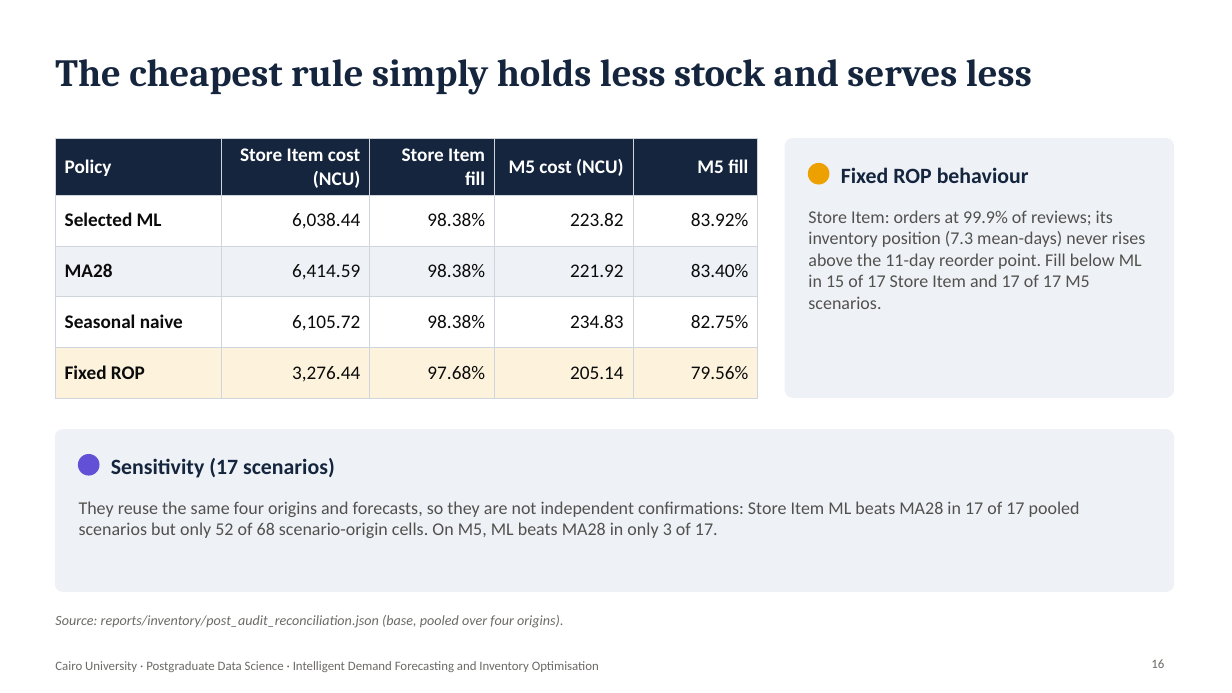
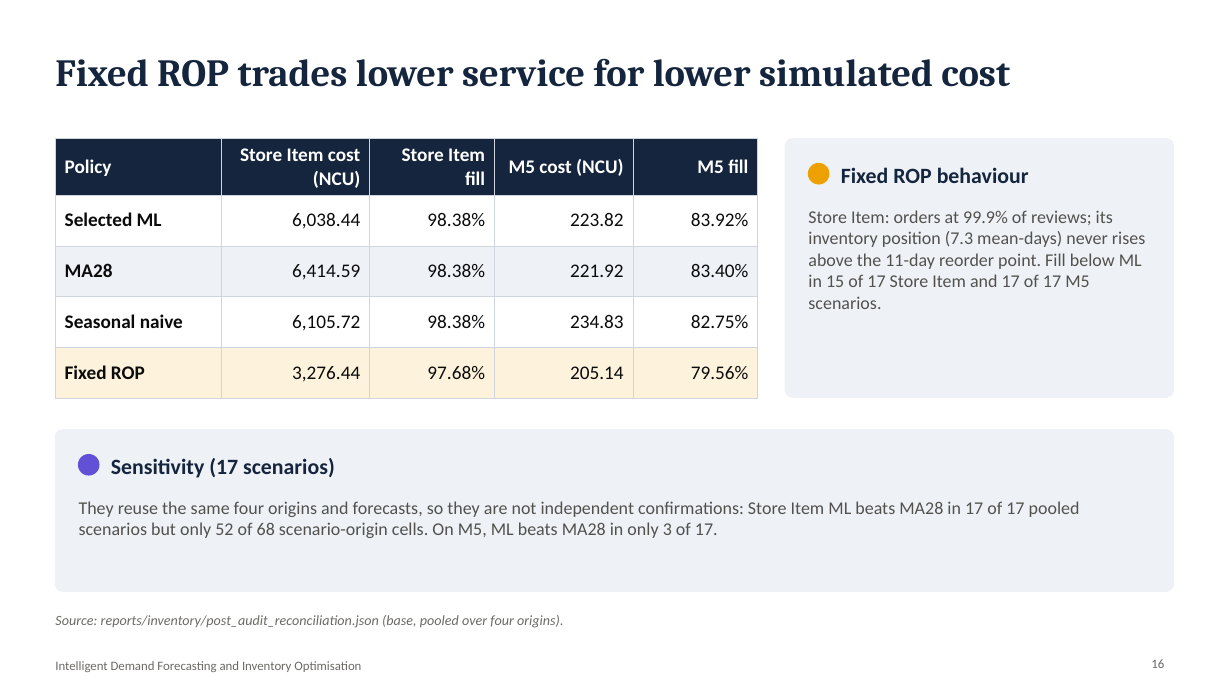
Before and after one commit to YoussefSaeed1/intelligent-demand-forecasting, a slide deck: slide 16 of final_submission/04_presentation/IDF_Viva_Presentation.pptx. Drawn at 1232x693 pixels with LibreOffice and Linux fonts; fonts in the diff are those of the drawing. Boxes give left, top, right and bottom in pixels: in the first picture for what was removed or moved away, otherwise in the second. Text is boxed around its words. In the diff, an @@ line names an element or a change of style, - is before the commit and + after.

```diff
--- a/final_submission/04_presentation/IDF_Viva_Presentation.pptx
+++ b/final_submission/04_presentation/IDF_Viva_Presentation.pptx
@@ title at (x1=55, y1=58, x2=1010, y2=87): text changed @@
-The cheapest rule simply holds less stock and serves less
+Fixed ROP trades lower service for lower simulated cost
@@ text at (x1=55, y1=661, x2=361, y2=672): text changed @@
-Cairo University · Postgraduate Data Science · Intelligent Demand Forecasting and Inventory Optimisation
+Intelligent Demand Forecasting and Inventory Optimisation
```
Also in this commit, not shown: 22 other slides changed, 29 other files.
